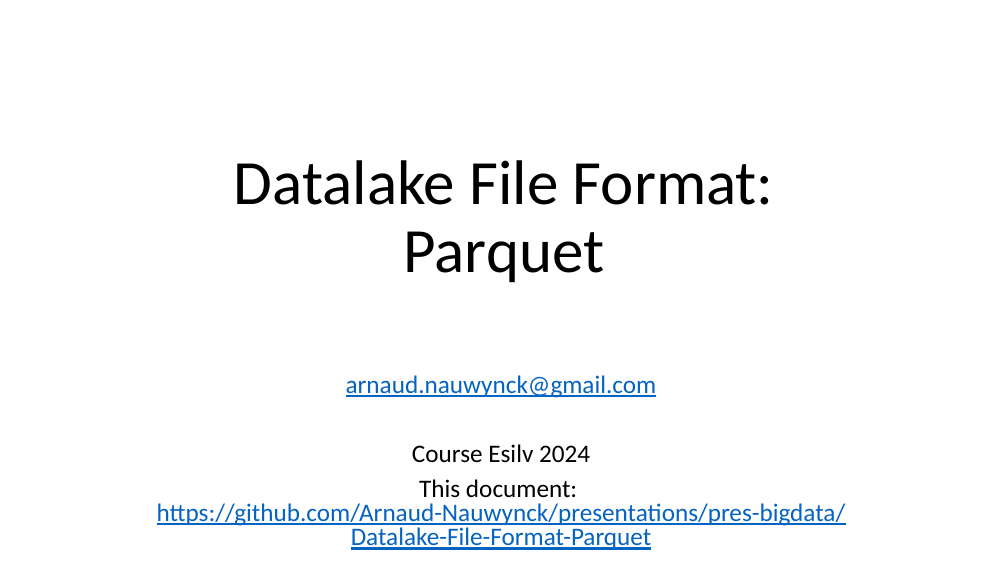
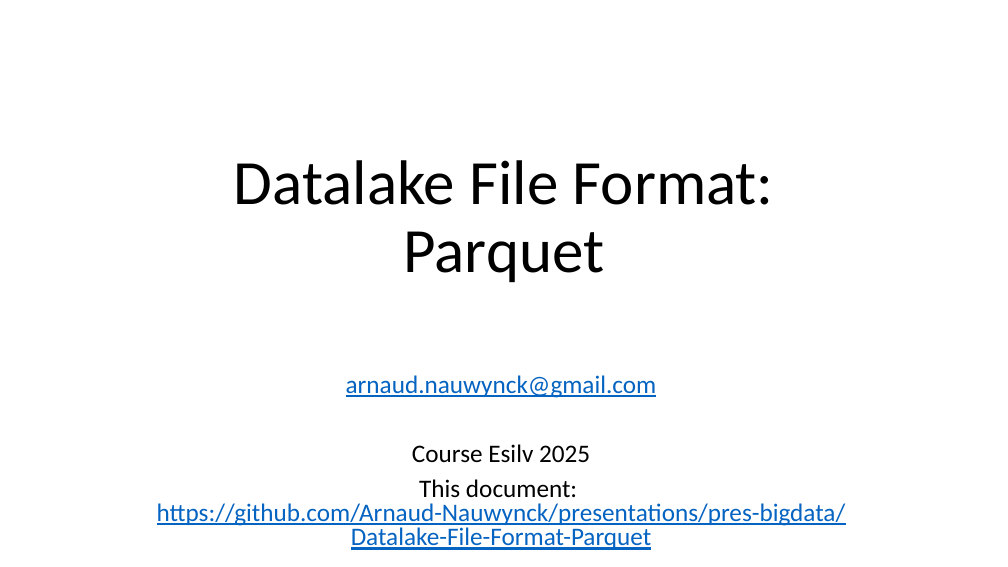
Before and after one commit to Arnaud-Nauwynck/presentations, a slide deck: slide 1 of pres-bigdata/8-Datalake-File-Format-Parquet.pptx. Drawn at 1008x567 pixels with LibreOffice and Linux fonts; fonts in the diff are those of the drawing. Boxes give left, top, right and bottom in pixels: in the first picture for what was removed or moved away, otherwise in the second. Text is boxed around its words. In the diff, an @@ line names an element or a change of style, - is before the commit and + after.

```diff
--- a/pres-bigdata/8-Datalake-File-Format-Parquet.pptx
+++ b/pres-bigdata/8-Datalake-File-Format-Parquet.pptx
@@ subtitle at [412,444,590,463]: text changed @@
-Course Esilv 2024
+Course Esilv 2025
```
Also in this commit, not shown: 8 other slides changed, 19 slides added, 26 other files.
